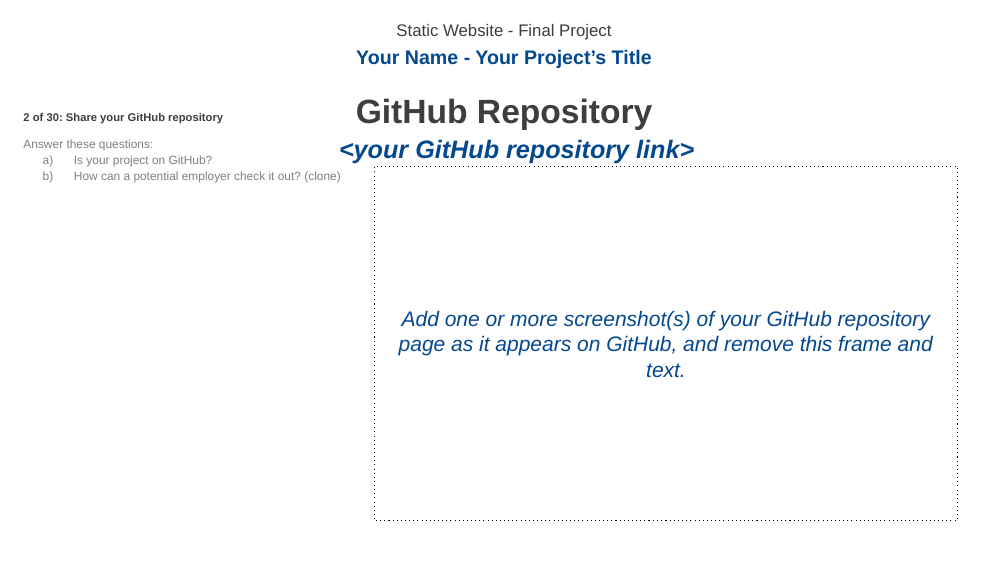
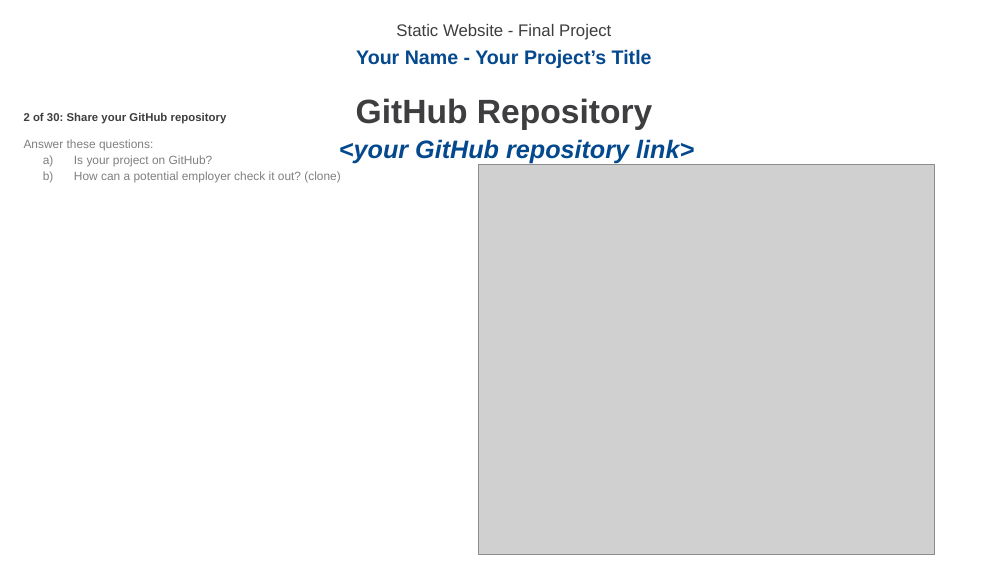
Before and after one commit to tianakim7691-netizen/Final-Project-Course1, a slide deck: slide 3 of _Tae Jung Kim_ - Final Project - Static Website (Course 1).pptx. Drawn at 1008x567 pixels with LibreOffice and Linux fonts; fonts in the diff are those of the drawing; grey boxes stand for pictures. Boxes give left, top, right and bottom in pixels: in the first picture for what was removed or moved away, otherwise in the second. Text is boxed around its words. In the diff, an @@ line names an element or a change of style, - is before the commit and + after.

```diff
--- a/_Tae Jung Kim_ - Final Project - Static Website (Course 1).pptx
+++ b/_Tae Jung Kim_ - Final Project - Static Website (Course 1).pptx
@@ text "2 of 30: Share your ..." at [24,113,227,124]: size 8 to 8.1 pt @@
@@ rectangle removed at [375,166,958,520] @@
-Add one or more screenshot(s) of your GitHub repository page as it appears on GitHub, and remove this frame and text.
@@ picture added at [479,164,934,554] @@
```
Also in this commit, not shown: 29 other slides changed, 11 other files.
